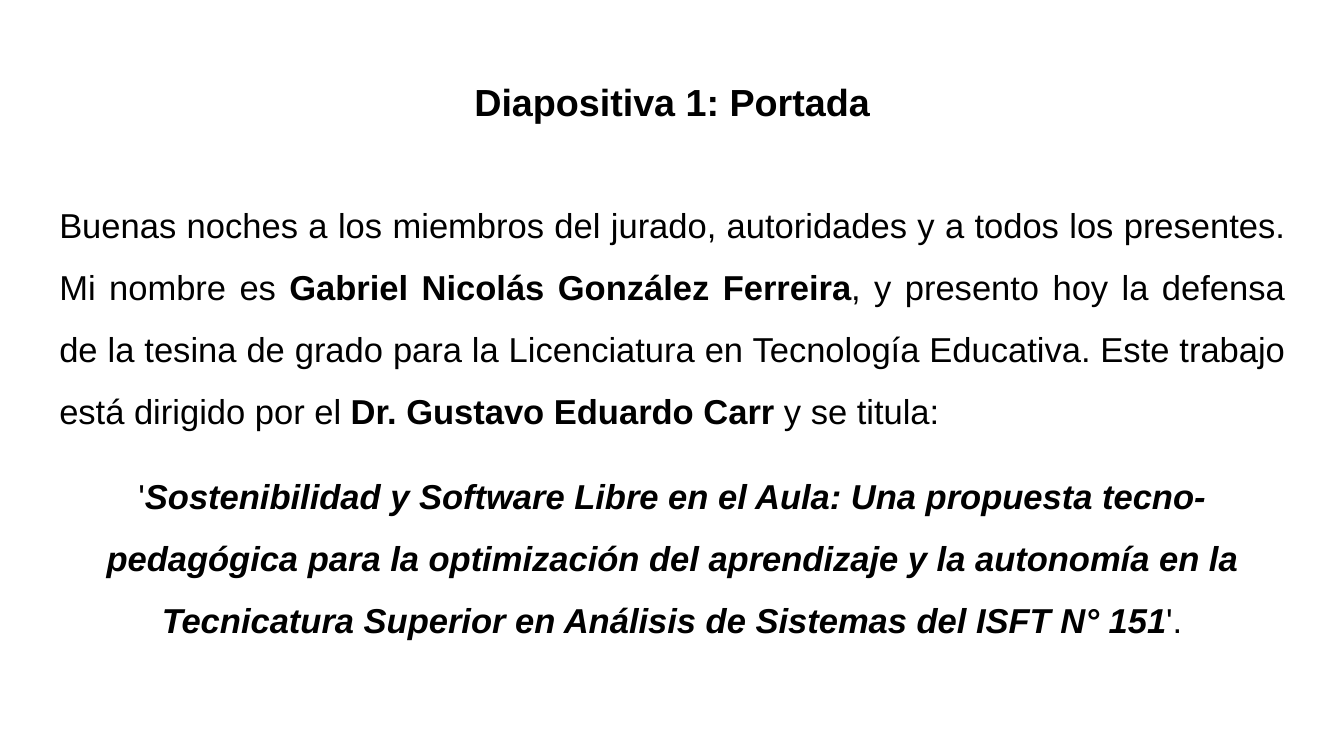
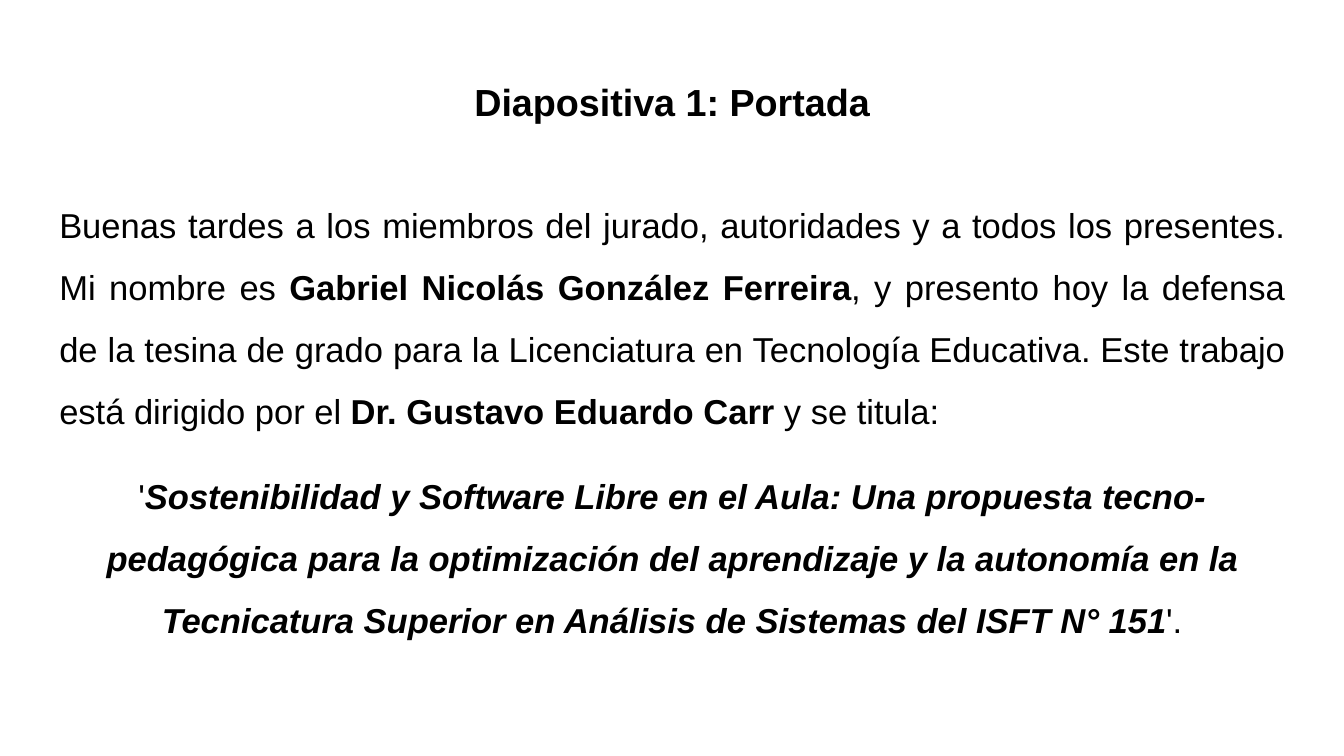
Before and after one commit to gabrielinuz/gabrielinuz.github.io, a slide deck: slide 2 of doc/GUION_DE_DEFENSA_LTE.pptx. Drawn at 1344x756 pixels with LibreOffice and Linux fonts; fonts in the diff are those of the drawing. Boxes give left, top, right and bottom in pixels: in the first picture for what was removed or moved away, otherwise in the second. Text is boxed around its words. In the diff, an @@ line names an element or a change of style, - is before the commit and + after.

Commit message:
Corrección de Guión de Defensa

```diff
--- a/doc/GUION_DE_DEFENSA_LTE.pptx
+++ b/doc/GUION_DE_DEFENSA_LTE.pptx
@@ text at (x1=59, y1=213, x2=1285, y2=432): text changed @@
-Buenas noches a los miembros del jurado, autoridades y a todos los presentes. Mi nombre es Gabriel Nicolás González Ferreira, y presento hoy la defensa de la tesina de grado para la Licenciatura en Tecnología Educativa. Este trabajo está dirigido por el Dr. Gustavo Eduardo Carr y se titula:
+Buenas tardes a los miembros del jurado, autoridades y a todos los presentes. Mi nombre es Gabriel Nicolás González Ferreira, y presento hoy la defensa de la tesina de grado para la Licenciatura en Tecnología Educativa. Este trabajo está dirigido por el Dr. Gustavo Eduardo Carr y se titula:
```
Also in this commit, not shown: 1 other file.
